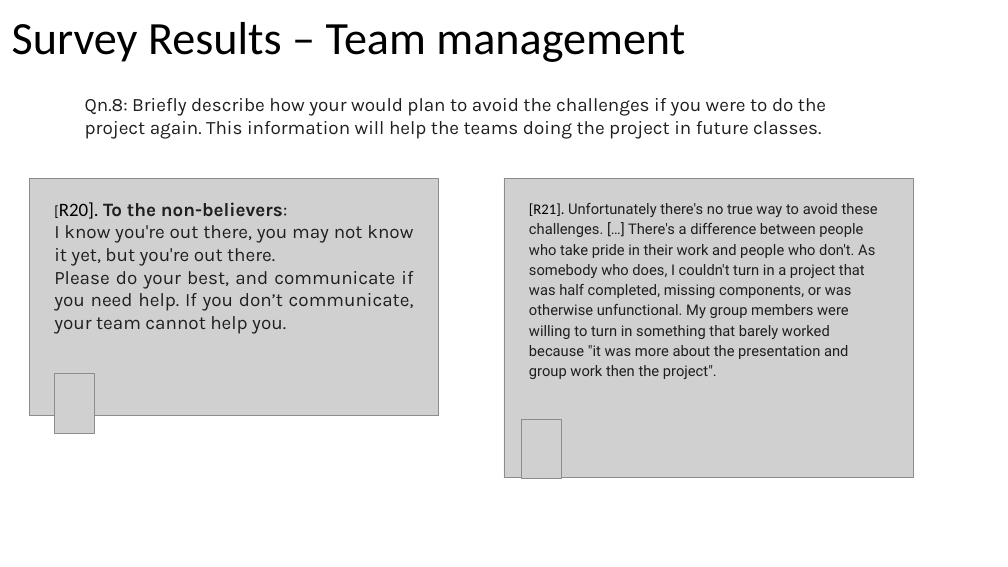
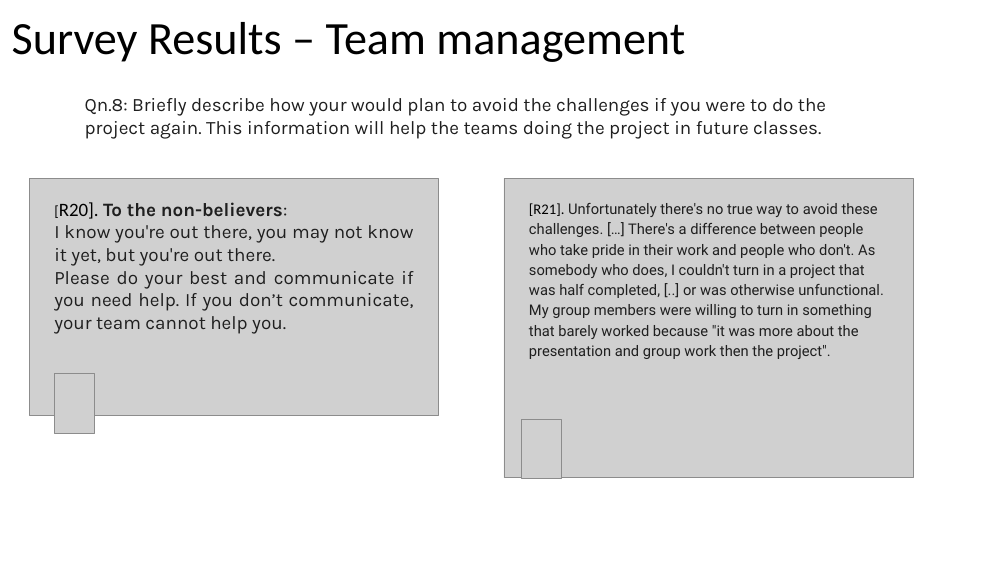
Before and after one commit to johnxu21/johnxu21.github.io, a slide deck: slide 24 of teaching/CS472/Timetable/Survey_Presentation.pptx. Drawn at 1008x567 pixels with LibreOffice and Linux fonts; fonts in the diff are those of the drawing; grey boxes stand for pictures. Boxes give left, top, right and bottom in pixels: in the first picture for what was removed or moved away, otherwise in the second. Text is boxed around its words. In the diff, an @@ line names an element or a change of style, - is before the commit and + after.

```diff
--- a/teaching/CS472/Timetable/Survey_Presentation.pptx
+++ b/teaching/CS472/Timetable/Survey_Presentation.pptx
@@ text at (529,203,884,359): text changed @@
-[R21]. Unfortunately there's no true way to avoid these challenges. […] There's a difference between people who take pride in their work and people who don't. As somebody who does, I couldn't turn in a project that was half completed, missing components, or was otherwise unfunctional. My group members were willing to turn in something that barely worked because "it was more about the presentation and group work then the project".
+[R21]. Unfortunately there's no true way to avoid these challenges. […] There's a difference between people who take pride in their work and people who don't. As somebody who does, I couldn't turn in a project that was half completed, [..] or was otherwise unfunctional. My group members were willing to turn in something that barely worked because "it was more about the presentation and group work then the project".
@@ text at (54,271,414,334): text changed @@
-Please do your best, and communicate if you need help. If you don’t communicate, your team cannot help you.
+Please do your best and communicate if you need help. If you don’t communicate, your team cannot help you.
```
Also in this commit, not shown: 10 other slides changed, 2 other files.
